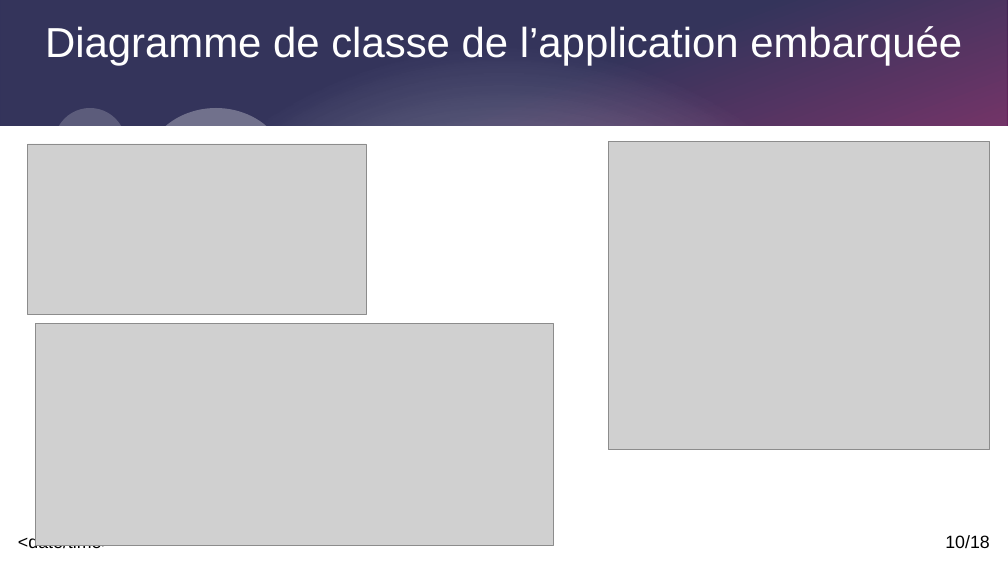
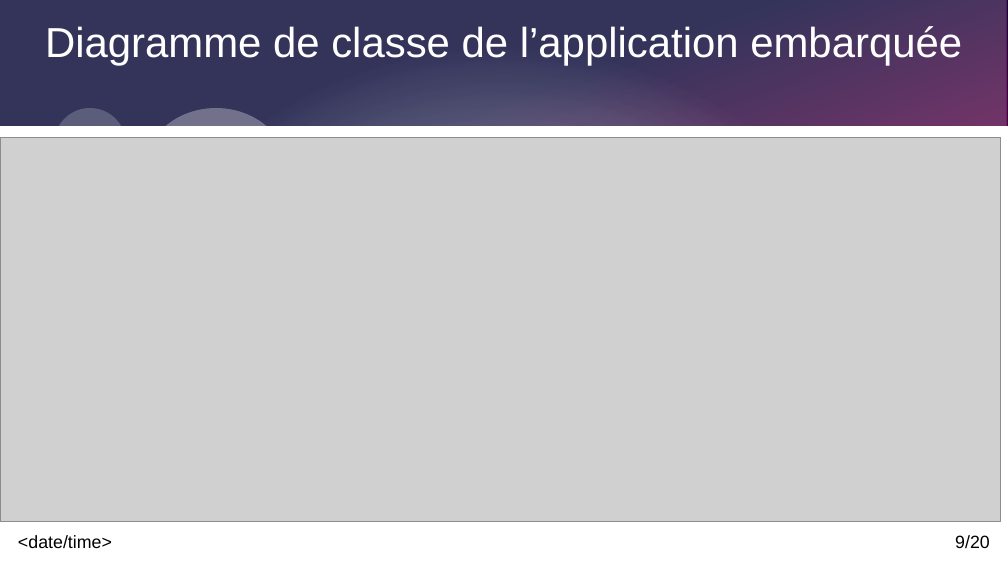
Before and after one commit to Corentinh2/PROJET_GESTIONNAIRE_DE_CHARGE, a slide deck: slide 9 of Projet_GestionnaireDeCharge/revue3.odp (slide 10 before the commit). Drawn at 1008x567 pixels with LibreOffice and Linux fonts; fonts in the diff are those of the drawing; grey boxes stand for pictures. Boxes give left, top, right and bottom in pixels: in the first picture for what was removed or moved away, otherwise in the second. Text is boxed around its words. In the diff, an @@ line names an element or a change of style, - is before the commit and + after.

```diff
--- a/Projet_GestionnaireDeCharge/revue3.odp
+++ b/Projet_GestionnaireDeCharge/revue3.odp
@@ picture: place and size @@
-picture at bbox=[28, 144, 367, 314]
+picture at bbox=[0, 137, 1001, 522]
@@ picture removed at bbox=[608, 142, 991, 450] @@
@@ picture removed at bbox=[36, 324, 553, 546] @@
@@ page number at bbox=[955, 535, 990, 549]: text changed @@
-10/18
+9/20
```
Also in this commit, not shown: 9 other slides changed, 2 slides added, 26 other files.
